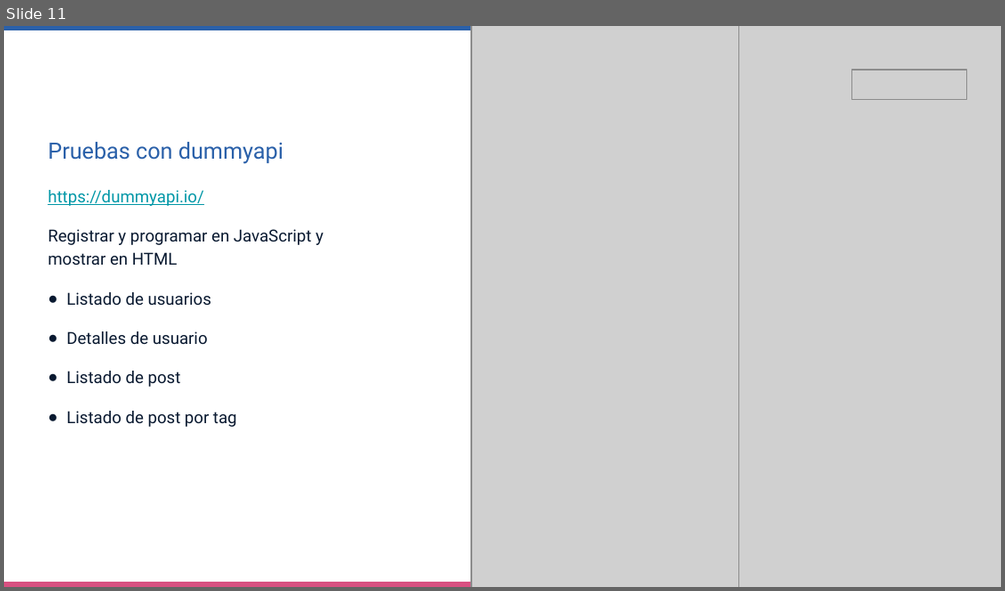
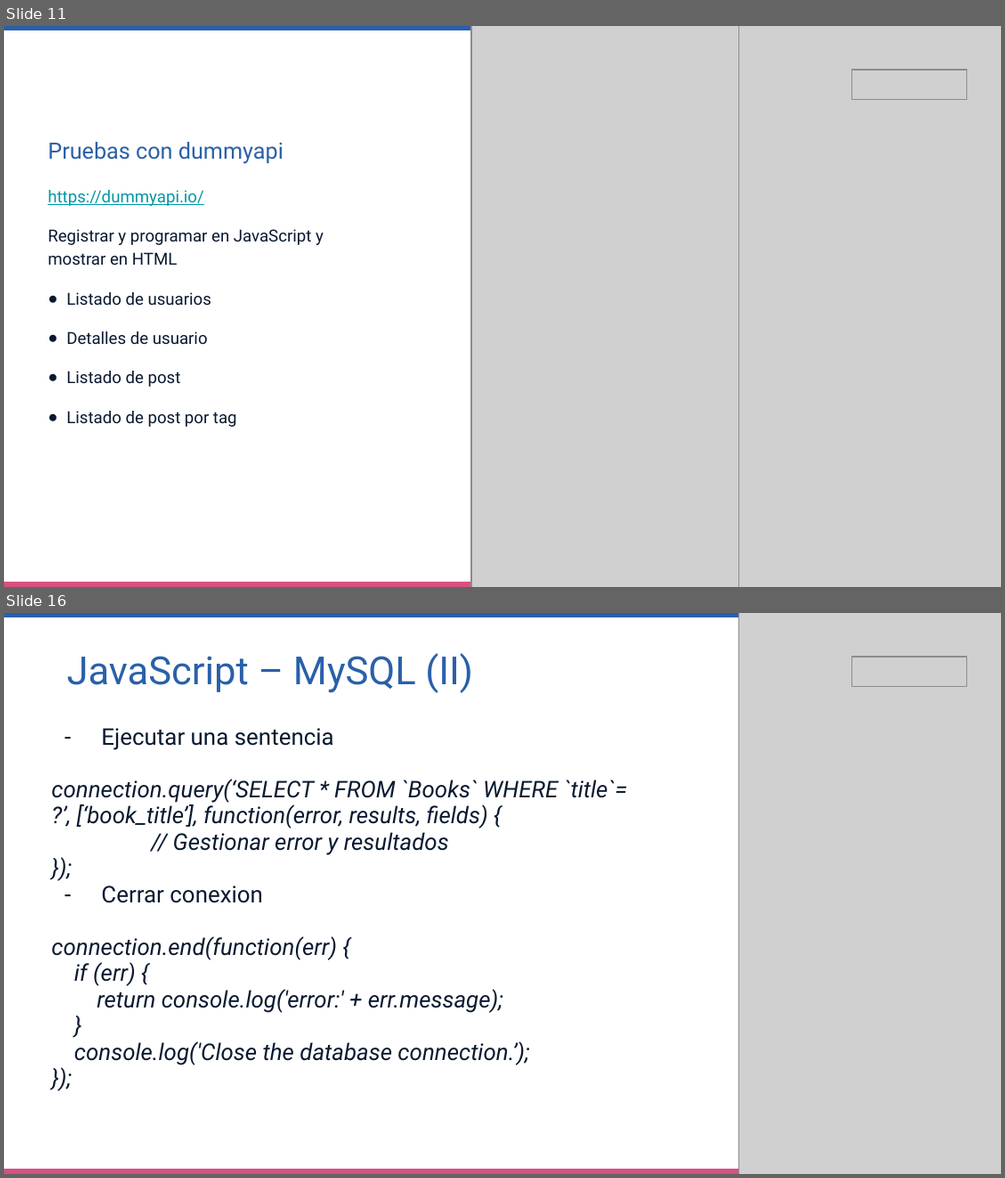
Before and after one commit to daaniad/jsAvanzado, a slide deck: 20221112_JavaScript_Avanzado_Promo3.pptx. Shown one above the other, each under a label of ours: slide 11 before the commit, slides 11 and 16 after it; the slides between them are not shown. The pictures are 1005x591 and 1005x1178 pixels, drawn with LibreOffice and Linux fonts; fonts in the diff are those of the drawing; grey boxes stand for pictures; background and template pictures are left out. Boxes give left, top, right and bottom in pixels: in the first picture for what was removed or moved away, otherwise in the second. Text is boxed around its words. In the diff, an @@ line names an element or a change of style, - is before the commit and + after.

```diff
--- a/20221112_JavaScript_Avanzado_Promo3.pptx
+++ b/20221112_JavaScript_Avanzado_Promo3.pptx
@@ slide 16 added at (x1=4, y1=613, x2=1001, y2=1174), background #FFFFFF; not listed: 2 template elements that a slide beside it also shows @@
@@ picture added at (x1=738, y1=613, x2=1001, y2=1174) @@
@@ title added at (x1=67, y1=653, x2=473, y2=693), 28 pt, text #2A60A9 @@
+JavaScript – MySQL (II)
@@ picture added at (x1=852, y1=657, x2=967, y2=687) @@
@@ text added at (x1=51, y1=728, x2=627, y2=1065), 16.6 pt, text #091930, italic @@
+– Ejecutar una sentencia
+connection.query(‘SELECT * FROM `Books` WHERE `title`= ?’, [‘book_title’], function(error, results, fields) {
+// Gestionar error y resultados
+});
+– Cerrar conexion
+connection.end(function(err) {
+if (err) {
+return console.log('error:' + err.message);
+}
+console.log('Close the database connection.’);
+});
```
Also in this commit, not shown: 11 other slides added.
